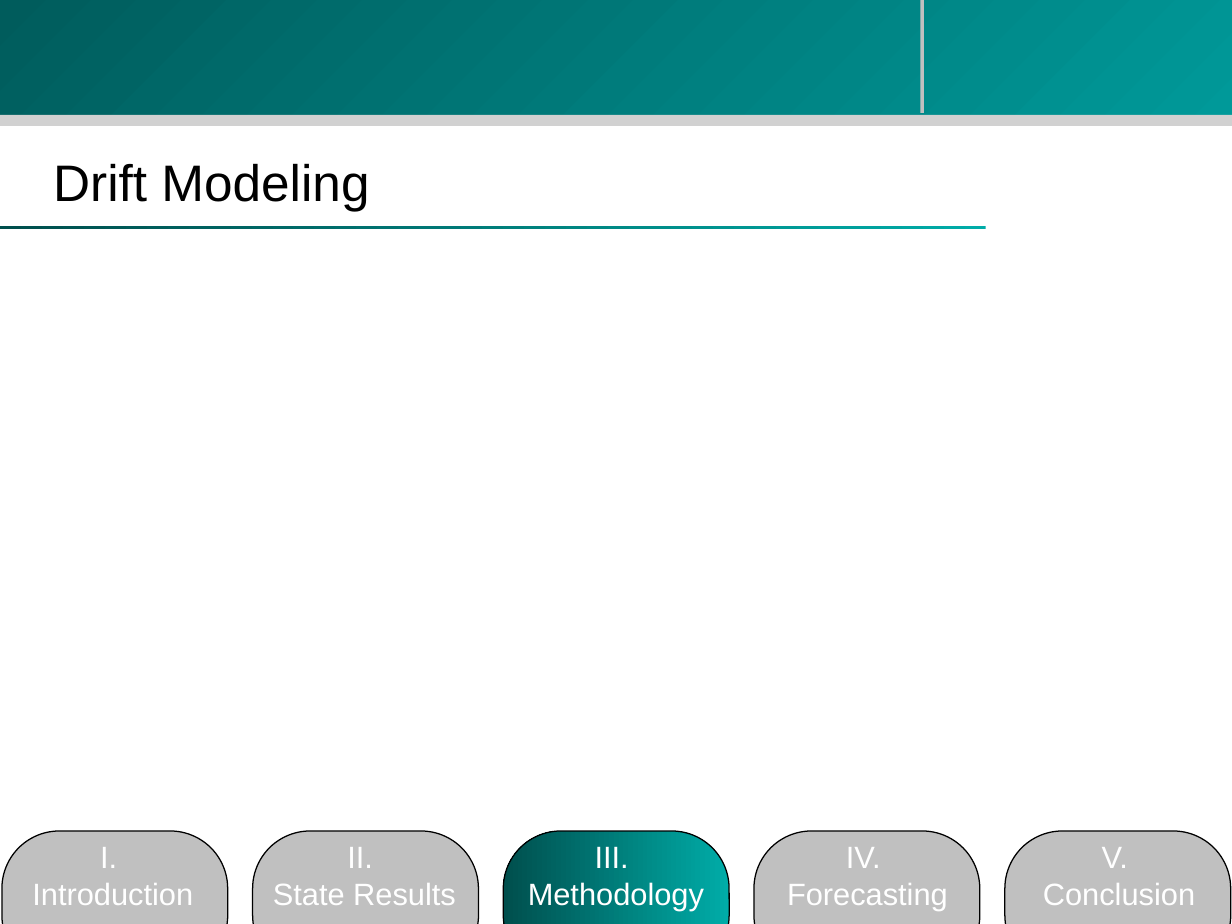
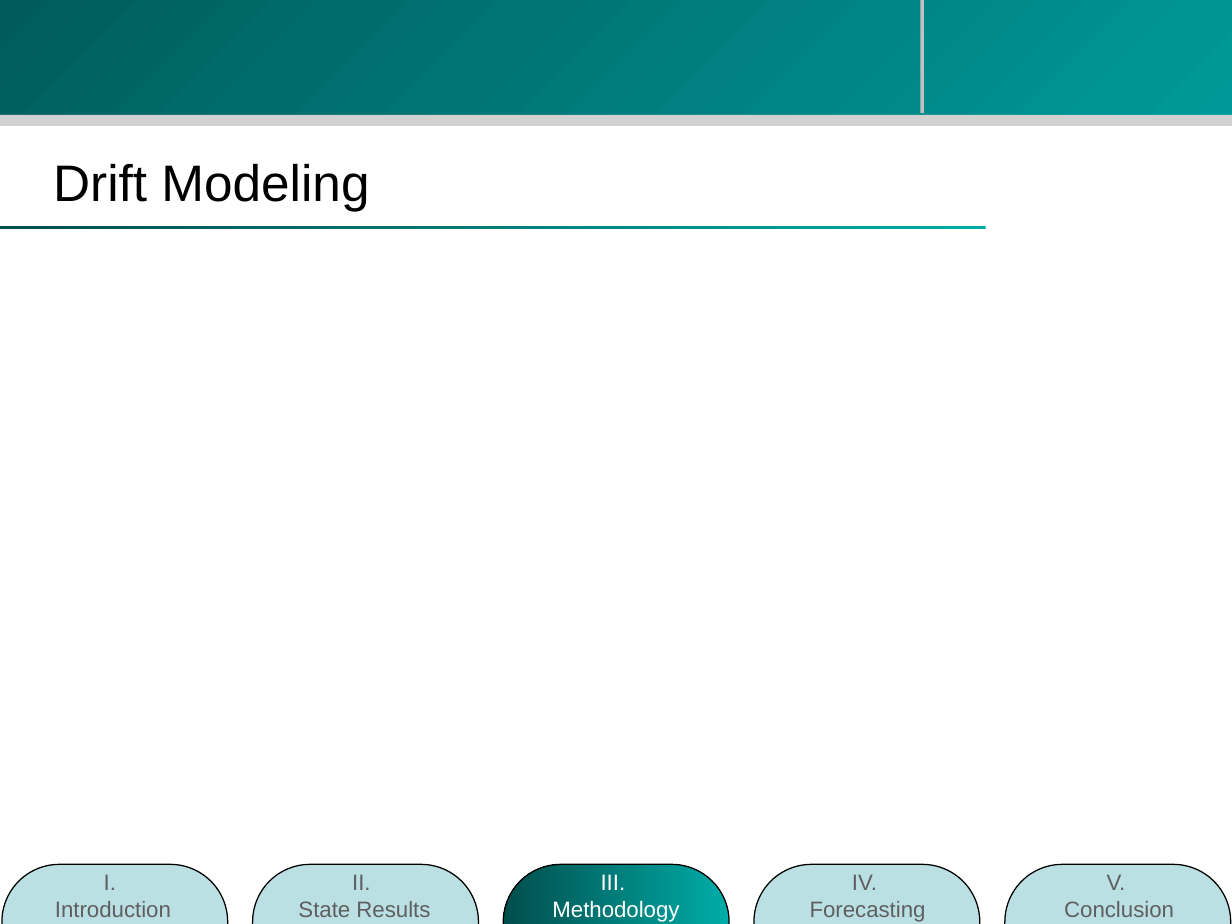
Before and after one commit to zhouzhenghui/svnrepository, a slide deck: slide 12 of SVNRepository/Presentation/M.Eng Final Presentation-take2.ppt. Drawn at 1232x924 pixels with LibreOffice and Linux fonts; fonts in the diff are those of the drawing; background and template pictures are left out. Boxes give left, top, right and bottom in pixels: in the first picture for what was removed or moved away, otherwise in the second. Text is boxed around its words. In the diff, an @@ line names an element or a change of style, - is before the commit and + after.

```diff
--- a/SVNRepository/Presentation/M.Eng Final Presentation-take2.ppt
+++ b/SVNRepository/Presentation/M.Eng Final Presentation-take2.ppt
@@ text "I. Introduction" moved from (x1=32, y1=847, x2=193, y2=905) to (x1=55, y1=874, x2=171, y2=917) @@
@@ 5 rounded rectangles moved together from (x1=2, y1=830, x2=1231, y2=924) to (x1=2, y1=865, x2=1231, y2=924) @@
@@ fill #C0C0C0 to #BBE0E3 in 4 elements at (x1=1005, y1=865, x2=1231, y2=924), (x1=754, y1=865, x2=979, y2=924), (x1=253, y1=865, x2=478, y2=924), (x1=2, y1=865, x2=228, y2=924) @@
@@ text "II. State Results" moved from (x1=273, y1=847, x2=456, y2=905) to (x1=298, y1=874, x2=430, y2=917) @@
@@ text "III. Methodology" moved from (x1=528, y1=846, x2=704, y2=911) to (x1=552, y1=874, x2=679, y2=922) @@
@@ text "III. Methodology" at (x1=552, y1=874, x2=679, y2=922): size 18 to 13 pt; less space between paragraphs @@
@@ text "IV. Forecasting" moved from (x1=787, y1=847, x2=948, y2=911) to (x1=810, y1=874, x2=926, y2=922) @@
@@ size 18 to 13 pt, text colour #FFFFFF to #5F5F5F; less space between paragraphs in 4 elements at (x1=55, y1=874, x2=171, y2=917), (x1=298, y1=874, x2=430, y2=917), (x1=810, y1=874, x2=926, y2=922), (x1=1064, y1=874, x2=1174, y2=917) @@
@@ text "V. Conclusion" moved from (x1=1043, y1=847, x2=1195, y2=905) to (x1=1064, y1=874, x2=1174, y2=917) @@
```
Also in this commit, not shown: 2 other slides changed.
